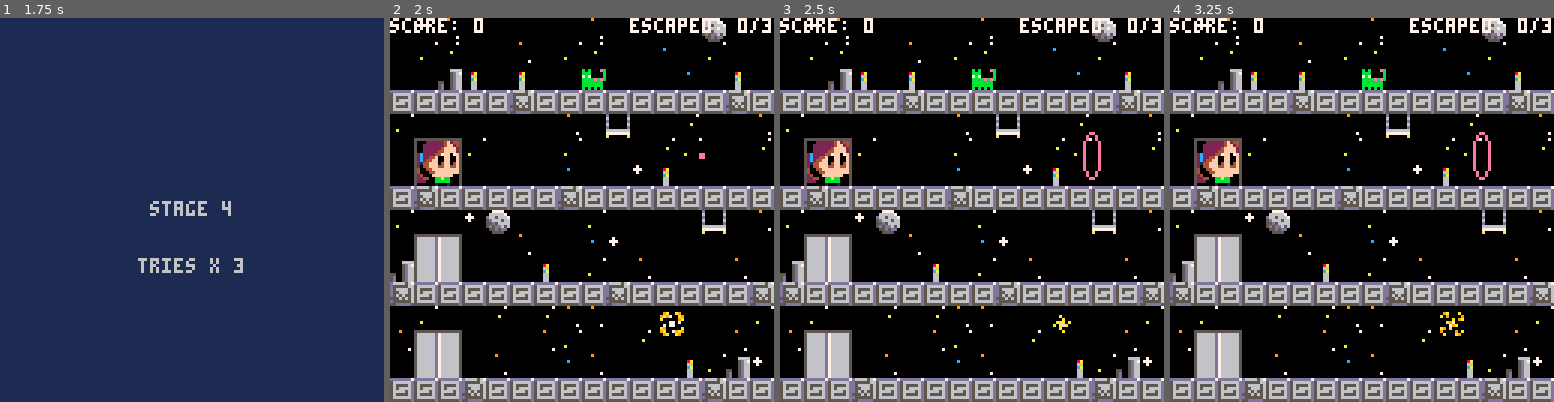
Above: before the commit, frames 1-4 (left to right).
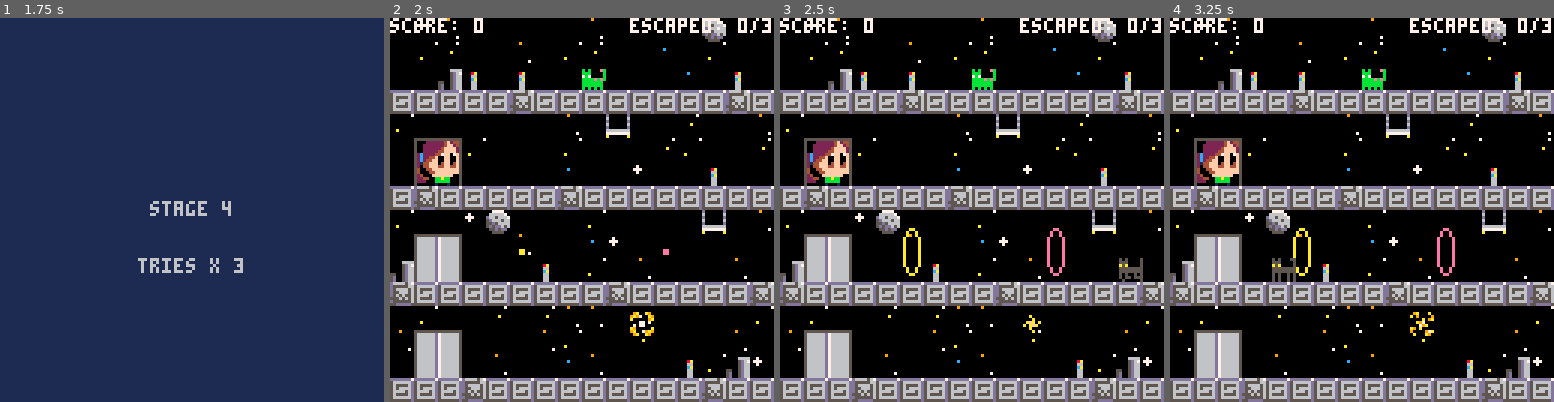
Above: after the commit, the same moments.

Repository: leonardost/cat-catcher-0
Game: PICO-8 cartridge cat_catcher_0.p8
Same seed, same stepped clock (60 frames per second), same inputs: the game is played once before the commit and once after it.
Inputs:
- Up to frame 1 (1.75 s): tap X (X key) at 0.33, 1.07 s; tap O (Z key) at 0.7, 1.7 s; hold Right from 1.6 s (still down)
- Up to frame 2 (2 s): keep holding Right; tap X (X key) at 1.85 s
- Up to frame 3 (2.5 s): release Right at 2.1 s; tap O (Z key) at 2.1 s; hold Up 2.15-2.42 s; hold Right from 2.47 s (still down)
- Up to frame 4 (3.25 s): tap O (Z key) at 2.5, 2.9 s; tap X (X key) at 2.97 s; release Right at 3.03 s; hold Left from 3.08 s (still down)

Frame 1 is identical in both runs. In frame 2, 0.6% of the frame differs, in the area x 33-86%, y 35-83%; in frame 3, 1.1%; in frame 4, 1.3%, in the area x 26-86%, y 29-83%.

Commit message:
Implementing stage 4 gimmick (portals)

Diff:
--- a/cat_catcher_0.p8
+++ b/cat_catcher_0.p8
@@ -142,6 +142,9 @@
     { 11, 830, 0 },
     { 13, 1050, 1 },
   }
+  cat_generation[4] = {
+    { 0, 1, 1 }
+  }
 
   -- cats used for testing
   --[[
@@ -203,8 +206,10 @@
   	     end
   	   elseif stage == 4 then
   	     -- add animations
-  	     add(actors, quasar_actor(90, 98))
-  	     add(actors, portal_entrance_actor(100, 38))
+  	     add(actors, quasar_actor(80, 98))
+  	     local portals = create_portals_between(1, 1)
+  	     add(actors, portals[1])
+  	     add(actors, portals[2])
   	   end
   	   t = 0
   	 end
@@ -227,9 +232,29 @@
   end
 
   for obj in all(actors) do
+
+    if obj.delete_me then
+      del(actors, obj)
+    end
     if obj.update != nil then
       obj.update()
     end
+
+    if obj.is_portal and obj.direction == 0 then
+      for obj2 in all(actors) do
+        if
+          obj2.is_cat
+          and obj2.floor == obj.floor
+          and obj.x + 8 > obj2.x
+          and obj.x < obj2.x
+        then
+          sfx(10)
+          obj2.floor = obj.move_to_floor
+          obj2.x = obj.move_to_x
+        end
+      end
+    end
+
     if obj.escaped == true then
       if not obj.bonus then
 		      escaped_cats += 1
@@ -415,8 +440,14 @@
 
 		  rectfill(girl.x + 1, girl.y + 1, girl.x + 15, girl.y + 15, 0)
 		  for gfx in all(actors) do
-		    if gfx.draw != nil then
-		      gfx.draw()
+		    if gfx.draw != nil and not gfx.delete_me then
+		      if gfx.swap_colors then
+		        pal(14, 10)
+		        gfx.draw()
+		        pal()
+		      else
+  		      gfx.draw()
+  		    end
 		    end
 		    if gfx.is_girl and stage == 3 then
 		      palt(8, true)
@@ -1208,7 +1239,9 @@
   return quasar
 end
 
-function portal_entrance_actor(x, y)
+-- direction = 0 = entrance
+-- direction = 1 = exit
+function portal_actor(x, y, direction)
 	 local t = 0
 
   local sprites = {
@@ -1222,50 +1255,61 @@
     sprite(1, 2, { 199, 215 }),
     sprite(1, 2, { 200, 216 }),
   }
-  local animation = animation()
+  local animation_opening = animation()
   for i = 1, 8 do
-    animation.add_frame(sprites[i], 2)
-  end
-  animation.add_frame(sprites[9], 30)
+    animation_opening.add_frame(sprites[i], 2)
+  end
+  local opening = state("opening", animation_opening)
+
+  local animation_idle = animation()
+  animation_idle.add_frame(sprites[9], 30)
+  local idle = state("idle", animation_idle)
+
+  local animation_closing = animation()
   for i = 8, 1, -1 do
-    animation.add_frame(sprites[i], 2)
-  end
-  local idle = state("idle", animation)
-
-  local portal = actor(x, y, { idle })
+    animation_closing.add_frame(sprites[i], 2)
+  end
+  local closing = state("closing", animation_closing)
+
+  local portal = actor(
+    x,
+    y,
+    { opening, idle, closing }
+  )
   function portal.update()
+    t += 1
     portal.update_state()
+
+    if t == 60 and portal.current_state == 2 then
+      portal.change_to_state(3)
+    end
+  end
+
+  opening.set_finished_callback(function()
+    t = 0
+    portal.change_to_state(2)
+  end)
+  closing.set_finished_callback(function()
+    t = 0
+    portal.delete_me = true
+  end)
+
+  portal.is_portal = true
+  portal.direction = direction
+  if direction == 1 then
+    portal.swap_colors = true
   end
   return portal
 end
 
-function portal_exit_actor(x, y)
-	 local t = 0
-
-  local sprites = {
-    sprite(1, 2, { 194, 210 }),
-    sprite(1, 2, { 195, 211 }),
-    sprite(1, 2, { 196, 212 }),
-    sprite(1, 2, { 197, 213 }),
-    sprite(1, 2, { 198, 214 }),
-    sprite(1, 2, { 199, 215 }),
-    sprite(1, 2, { 200, 216 }),
-    sprite(1, 2, { 201, 217 }),
-    sprite(1, 2, { 192, 208 }),
-  }
-  local animation = animation()
-  for i = 1, 9 do
-    animation.add_frame(sprites[i], 3)
-  end
-  local idle = state("idle", animation)
-
-  local portal = actor(x, y, { idle })
-  function portal.update()
-    portal.update_state()
-  end
-  return portal
-end
-
+function create_portals_between(floor1, floor2)
+  local portal_entrance = portal_actor(88, floor_base_y - 2 + floor1 * 32, 0)
+  local portal_exit = portal_actor(40, floor_base_y - 2 + floor2 * 32, 1)
+  portal_entrance.move_to_x = portal_exit.x - 2
+  portal_entrance.move_to_floor = floor2
+  portal_entrance.floor = floor1
+	 return { portal_entrance, portal_exit }
+end
 __gfx__
 000000005050005550500005444444440000000000000000555555550444444033333333111111110000000000000090a0a00077a0a000070066a00000000000
 00000000555000055550000544b4b44405555500000000006666666644999944b3b3b3a3cccccccc4040009440400004aaa00007aaa00007066666a000000000
@@ -1519,7 +1563,7 @@
 060606060606060606060606060606066a6a6a6a6a6a6a6a6a6a6a6a6a6a6a6a39393a393a3939399697969796979697a8a8a8a8a8b8a8a8a8a8a8a8a8a8b8a800000000000000000000000000000000000000000000000000000000000000000000000000000000000000000000000000000000000000000000000000000000
 0000000000000000000000000000000000000000000000000000000000000000000000000000000000868687868786879800000000000089009d00009900008900000000000000000000000000000000000000000000000000000000000000000000000000000000000000000000000000000000000000000000000000000000
 006667004d4e0000004c000000004f00006667005c0000000000005c00000000006667000000000000969697969796970066679800000098000000999800009900000000000000000000000000000000000000000000000000000000000000000000000000000000000000000000000000000000000000000000000000000000
-007677000000480000004b0000480000007677006c0000006d00006c0000006d0076770000000000000f008786878687007677000000008d000088b70000000000000000000000000000000000000000000000000000000000000000000000000000000000000000000000000000000000000000000000000000000000000000
+007677000000480000004b0000480000007677006c0000006d00006c0000006d0076770000000000000f008786878687007677000000008d0000880000b7000000000000000000000000000000000000000000000000000000000000000000000000000000000000000000000000000000000000000000000000000000000000
 060606060606060606060606060606066a6a6b6a6a6a6a6a6a6a6a6a6a6a6b6a393a39393939393a3939969796979697a8b8a8a8a8a8a8b8a8a8a8a8a8a8a8a800000000000000000000000000000000000000000000000000000000000000000000000000000000000000000000000000000000000000000000000000000000
 000000000000000000000000000000000000000000000000000000000000000000000000000000000000000086878687980000888c00000098000000009d008900000000000000000000000000000000000000000000000000000000000000000000000000000000000000000000000000000000000000000000000000000000
 00666700004c000000004d4e00004c00006667000000000000005c00005c00000066670000000000000000000096969700666700008900008d8800000000000000000000000000000000000000000000000000000000000000000000000000000000000000000000000000000000000000000000000000000000000000000000
Not shown, changed: the sound effects (__sfx__) section of cat_catcher_0.p8
